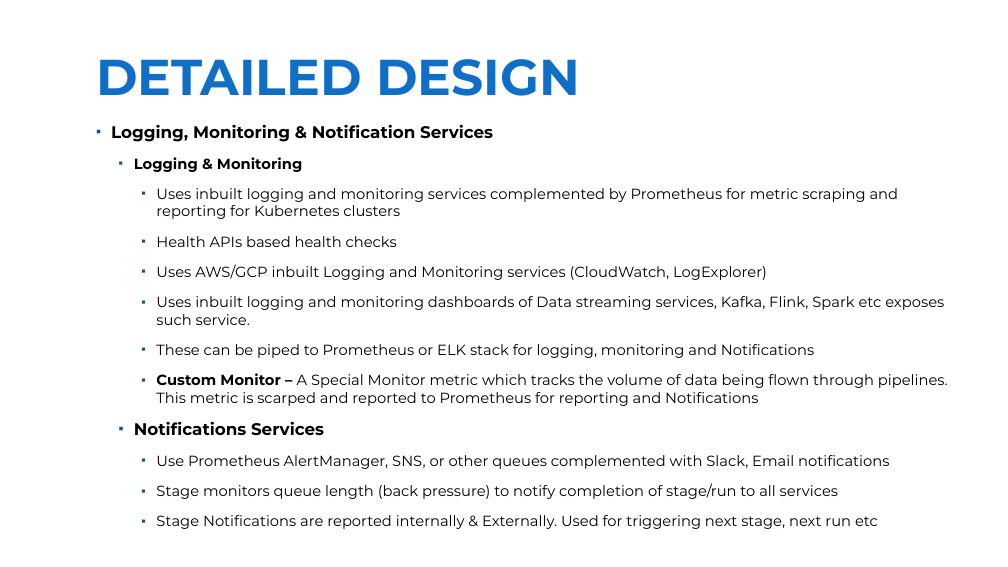
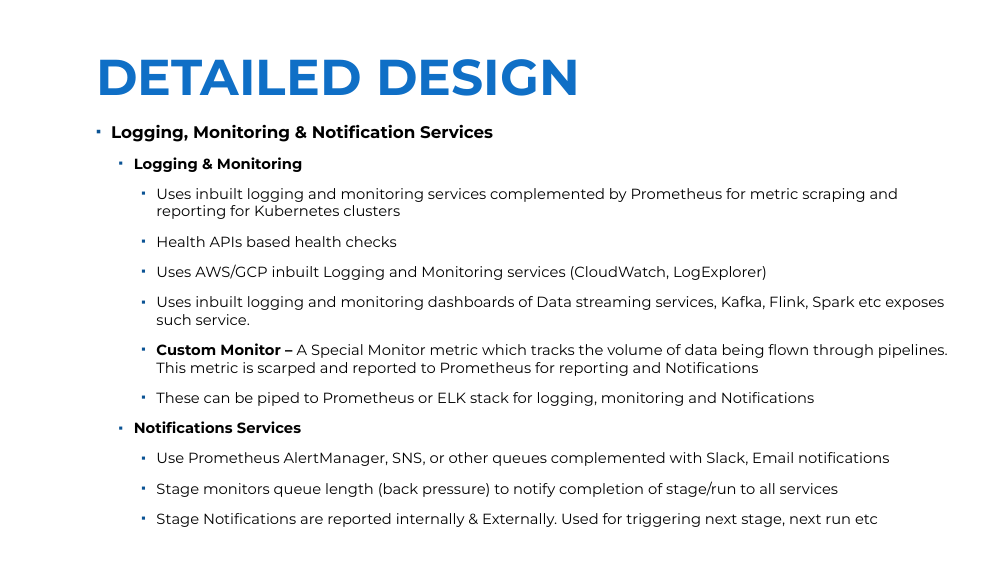
Before and after one commit to Braj-120/test-prep, a slide deck: slide 33 of Braj_Kishor_Intro_Achievements.pptx. Drawn at 1008x567 pixels with LibreOffice and Linux fonts; fonts in the diff are those of the drawing; background and template pictures are left out. Boxes give left, top, right and bottom in pixels: in the first picture for what was removed or moved away, otherwise in the second. Text is boxed around its words. In the diff, an @@ line names an element or a change of style, - is before the commit and + after.

```diff
--- a/Braj_Kishor_Intro_Achievements.pptx
+++ b/Braj_Kishor_Intro_Achievements.pptx
@@ text at (156, 343, 948, 376): paragraph added @@
+    ▪ Custom Monitor – A Special Monitor metric which tracks the volume of data being flown through pipelines. This metric is scarped and reported to Prometheus for reporting and Notifications
@@ text at (156, 373, 948, 406): paragraph removed @@
-    ▪ Custom Monitor – A Special Monitor metric which tracks the volume of data being flown through pipelines. This metric is scarped and reported to Prometheus for reporting and Notifications
@@ text at (134, 421, 301, 434): size 16 to 14 pt in "Notifications Services" @@
```
Also in this commit, not shown: 24 other slides changed.
